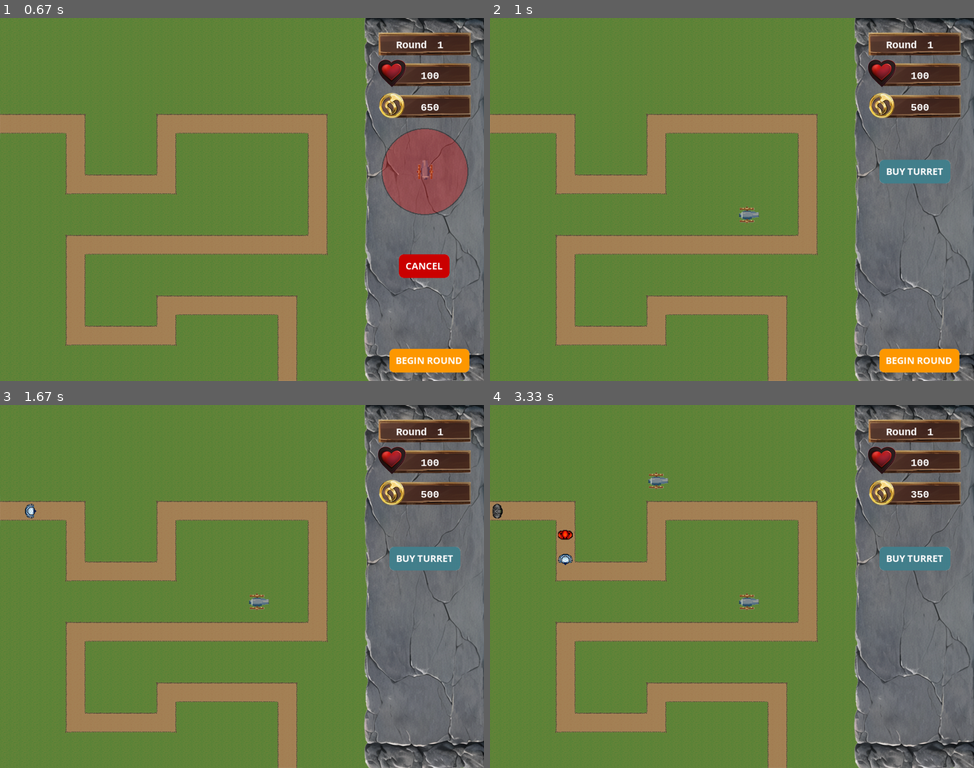
Above: before the commit, frames 1-4 (two rows, left to right).
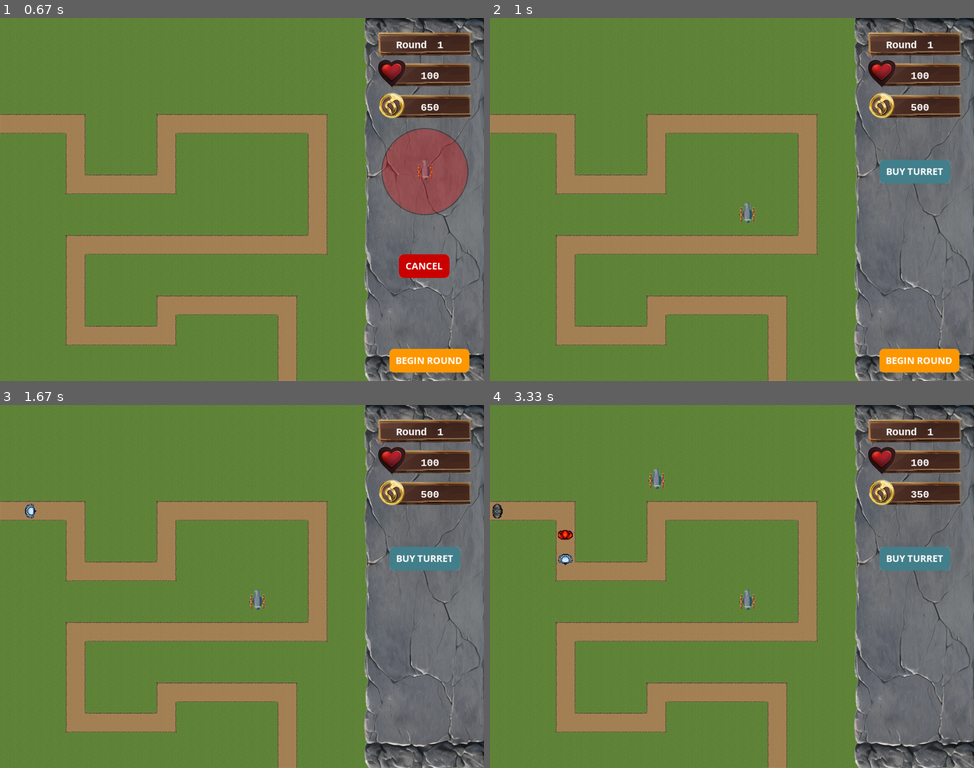
Above: after the commit, the same moments.

Repository: peter5454/PyGame
Game: pygame game, started from main.py
Two runs of this game, one before a commit and one after it. Both use one fixed random seed, a clock stepped at 60 frames per second and the inputs below.
Inputs (mouse positions are in pixels of both pictures, inside the frame that each line leads up to):
- Up to frame 1 (0.67 s): click (425, 170) at 0.38 s
- Up to frame 2 (1 s): click (736, 224) at 0.72 s
- Up to frame 3 (1.67 s): click (430, 746) at 1.05 s; click (300, 619) at 1.38 s
- Up to frame 4 (3.33 s): click (915, 557) at 2.72 s; click (654, 466) at 3.05 s

Frame 1 is identical in both runs. In frame 2, 0.1% of the frame differs, in the area x 51-56%, y 50-57%; in frame 3, 0.1%; in frame 4, 0.3%, in the area x 32-56%, y 17-57%.

Commit message:
almost finished animations

Diff:
--- a/turrets.py
+++ b/turrets.py
@@ -23,7 +23,7 @@
         self.update_time = pg.time.get_ticks()
 
         #image
-        self.angle = 0
+        self.angle = 90
         self.original_image = self.animation_list[self.frame_index]
         self.image = pg.transform.rotate(self.original_image, self.angle)
 
